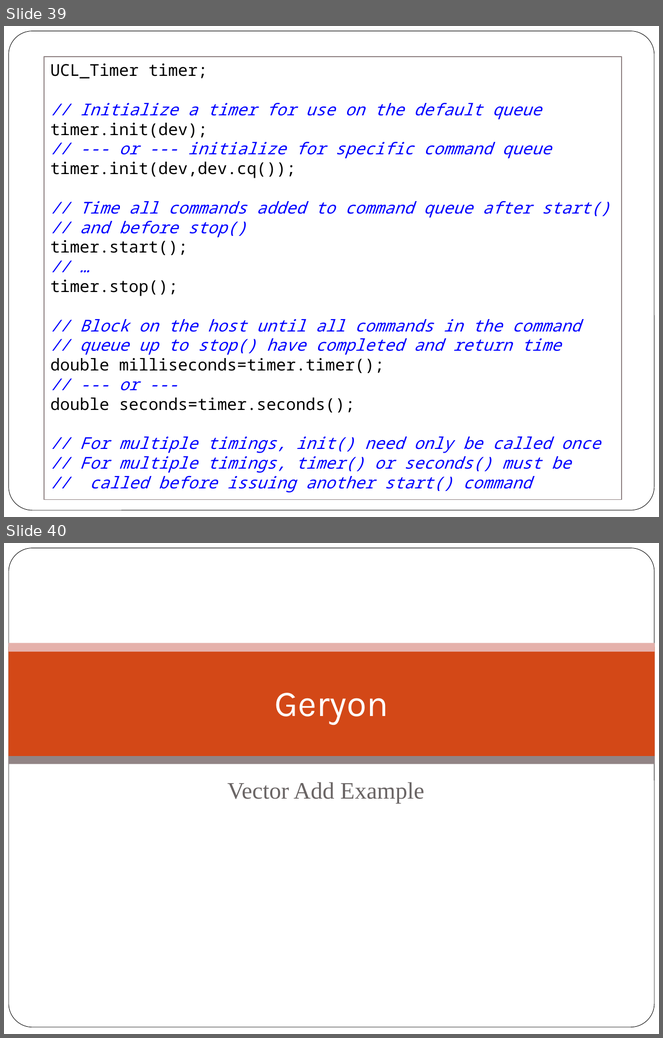
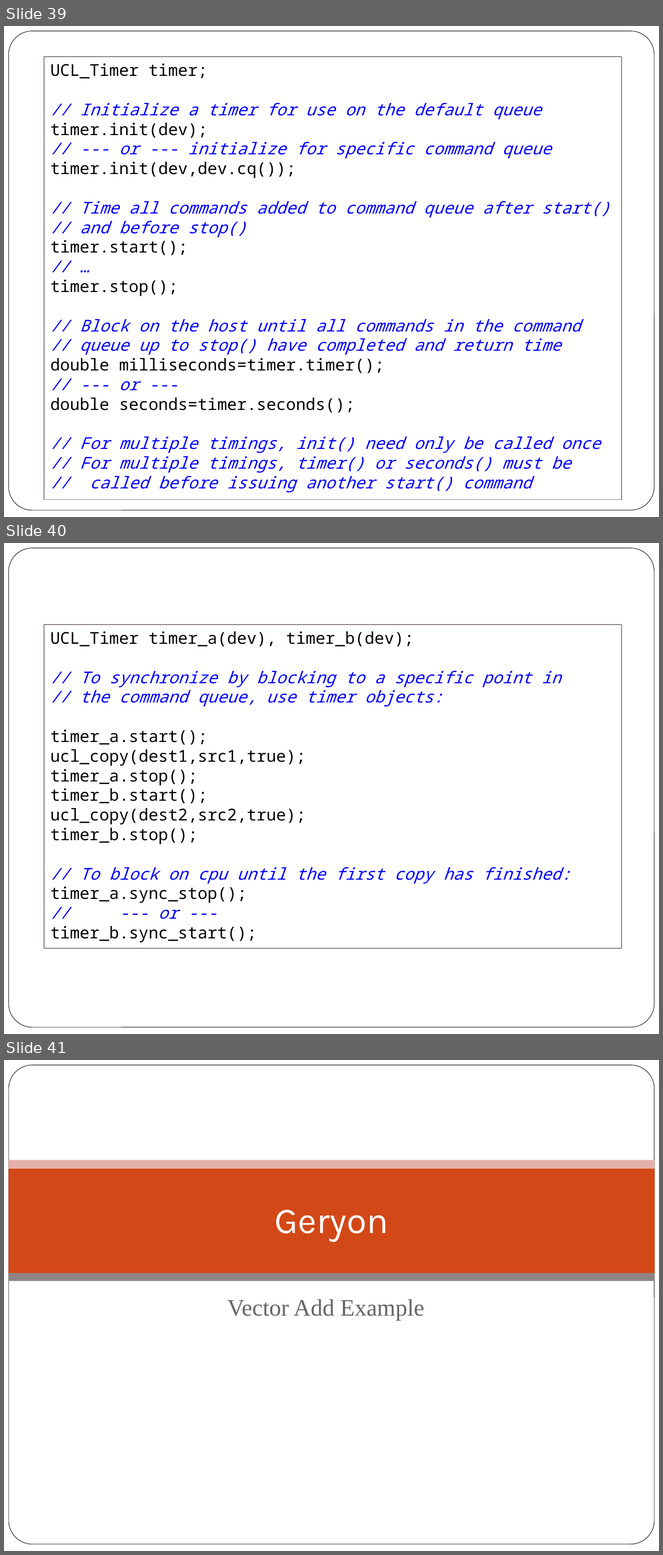
Before and after one commit to scicomp/geryon, a slide deck: geryon.pptx. Shown one above the other, each under a label of ours: slides 39 and 40 before the commit, slides 39, 40 and 41 after it. The pictures are 663x1038 and 663x1555 pixels, drawn with LibreOffice and Linux fonts; fonts in the diff are those of the drawing; background and template pictures are left out. Boxes give left, top, right and bottom in pixels: in the first picture for what was removed or moved away, otherwise in the second. Text is boxed around its words. In the diff, an @@ line names an element or a change of style, - is before the commit and + after.

```diff
--- a/geryon.pptx
+++ b/geryon.pptx
@@ slide 40 added at [4,543,659,1034], background #FFFFFF; not listed: 1 template element that a slide beside it also shows @@
@@ rectangle added at [44,625,622,949], fill #FFFFFF, outline #918485 1 pt, 18 pt, text #000000 @@
+UCL_Timer timer_a(dev), timer_b(dev);
+// To synchronize by blocking to a specific point in
+// the command queue, use timer objects:
+timer_a.start();
+ucl_copy(dest1,src1,true);
+timer_a.stop();
+timer_b.start();
+ucl_copy(dest2,src2,true);
+timer_b.stop();
+// To block on cpu until the first copy has finished:
+timer_a.sync_stop();
+// --- or ---
+timer_b.sync_start();
@@ what was slide 40 is now slide 41 @@
```
Also in this commit, not shown: 4 slides changed.
